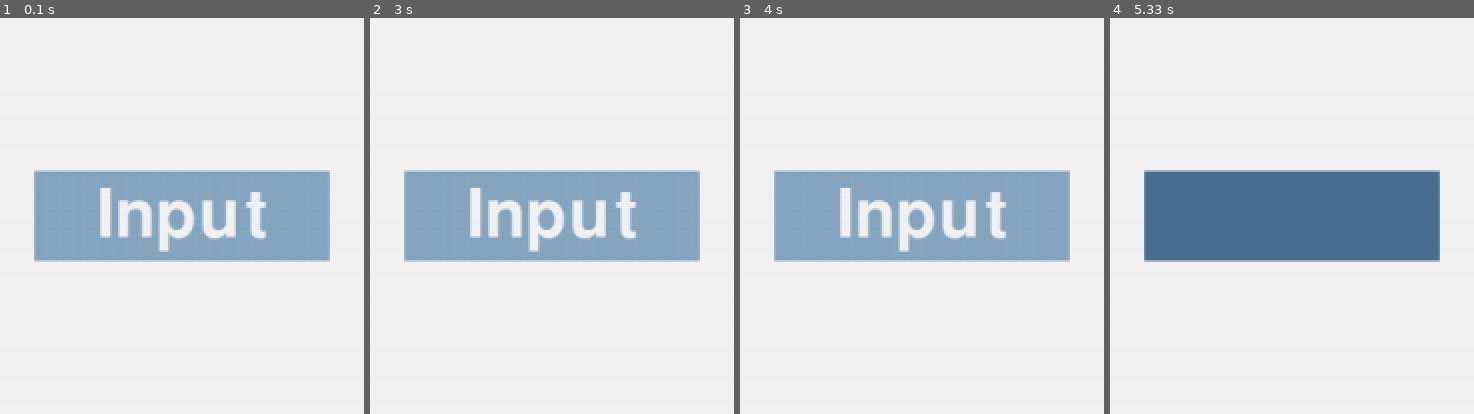
Above: before the commit, frames 1-4 (left to right).
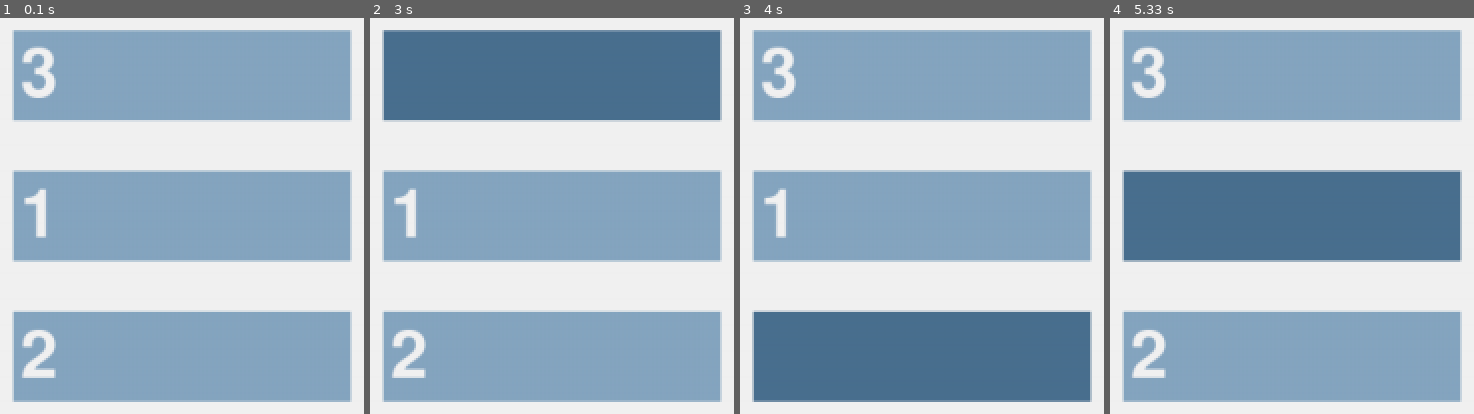
Above: after the commit, the same moments.

Repository: Leina85/A-Level-NEA
Game: pygame game, started from NEA/pipeline/NEA-For-Doc.py
Same seed, same stepped clock (60 frames per second), same inputs: the game is played once before the commit and once after it.
Inputs (mouse positions are in pixels of both pictures, inside the frame that each line leads up to):
- Up to frame 1 (0.1 s): no input
- Up to frame 2 (3 s): click (552, 216) at 0.38 s; tap Enter at 0.67 s; click (outside the picture) at 1.05 s; click (552, 216) at 1.88 s, where only the run after the commit has a clickable "1"; hold Backspace 2.17-2.63 s; click (493, 45) at 2.72 s
- Up to frame 3 (4 s): click (outside the picture) at 3.05 s; click (922, 354) at 3.88 s, where only the run after the commit has a clickable "2"
- Up to frame 4 (5.33 s): click (outside the picture) at 4.22 s; click (1372, 172) at 5.05 s

The runs differ from the first frame. In frame 1, 47% of the frame differs, in the area x 3-97%, y 3-97%; in frame 2, 48%; in frame 3, 48%; in frame 4, 44%.

Commit message:
buttons stored in dict

Diff:
--- a/NEA/pipeline/NEA-For-Doc.py
+++ b/NEA/pipeline/NEA-For-Doc.py
@@ -4,24 +4,53 @@
 pygame.init()
 clock = pygame.time.Clock()
 
+# Screen setup
 screen = pygame.display.set_mode([1280, 720])
 base_font = pygame.font.Font(None, 70)
-user_text = ''
+
+# Standard Button dimensions
+standard_btn_width = 240
+standard_btn_height = 64
+
+# Track which button is active
+active_btn = None
 
 # Colours
-screen_colour = pygame.Color('#F2F2F2')
-btn_colour_active = pygame.Color('#4A7090')
-btn_colour_passive = pygame.Color('#86A6C1')
-btn_colour = btn_colour_passive
+btn_colour_active = '#4A7090'
+btn_colour_passive = '#86A6C1'
+background_colour = '#F2F2F2'
+text_colour = '#F2F2F2'
 
-rect_width = 210
-rect_height = 64
+# Standard Button position and text to be used in standard_button subroutine
+standard_btns = {
+    1: {'pos': (screen.get_width() // 2, screen.get_height() // 2), 'text': ''},
+    2: {'pos': (screen.get_width() // 2, screen.get_height() // 2 + 100), 'text': ''},
+    3: {'pos': (screen.get_width() // 2, screen.get_height() // 2 - 100), 'text': ''}
+}
 
-input_rect = pygame.Rect(0, 0, rect_width, rect_height)
-input_rect.center = (screen.get_width() // 2, screen.get_height() // 2)
+# Standard button function
+def standard_btn(width, height, center, active, user_text, standard_button_key, btn_color_active, btn_color_passive, screen, base_font, text_color):
+    # Create the button
+    standard_btn = pygame.Rect(0, 0, width, height)
+    standard_btn.center = center
 
-active = False
+    # Determine button color
+    btn_color = btn_color_active if active else btn_color_passive
+    pygame.draw.rect(screen, btn_color, standard_btn)
 
+    # Display placeholder or user input
+    if user_text == '' and not active:
+        text_surf = base_font.render(str(standard_button_key), True, text_color)
+    else:
+        text_surf = base_font.render(user_text, True, text_color)
+
+    # Center the text vertically
+    text_rect = text_surf.get_rect(midleft=(standard_btn.x + 5, standard_btn.centery))
+    screen.blit(text_surf, text_rect)
+
+    return standard_btn
+
+# Main loop
 while True:
     for event in pygame.event.get():
         # Quit event
@@ -29,43 +58,32 @@
             pygame.quit()
             sys.exit()
 
+        # Mouse click to activate a button
         if event.type == pygame.MOUSEBUTTONDOWN:
-                if input_rect.collidepoint(event.pos):
-                    active = True
-                else:
-                    active = False
+            for standard_btn_key, standard_btn_data in standard_btns.items():
+                btn_rect = standard_btn(standard_btn_width, standard_btn_height, standard_btn_data['pos'], active_btn == standard_btn_key, standard_btn_data['text'], standard_btn_key, btn_colour_active, btn_colour_passive, screen, base_font, text_colour)
+                if btn_rect.collidepoint(event.pos):
+                    active_btn = standard_btn_key
+                    break
+            else:
+                active_btn = None  # Deselect if clicked outside
 
-        if event.type == pygame.KEYDOWN and active == True:
+        # Input handling
+        if event.type == pygame.KEYDOWN and active_btn:
             if event.key == pygame.K_BACKSPACE:
-                user_text = user_text[:-1]
+                standard_btns[active_btn]['text'] = standard_btns[active_btn]['text'][:-1]
+            elif event.unicode.isdigit() and len(standard_btns[active_btn]['text']) < 7:  # Only allow digits
+                standard_btns[active_btn]['text'] += event.unicode
+            elif event.key == pygame.K_RETURN and len(standard_btns[active_btn]['text']) > 0:
+                print(f"User input for button {active_btn}:", standard_btns[active_btn]['text'])
 
-            elif event.unicode.isdigit() and len(user_text) < 7:
-                user_text += event.unicode
 
-            elif event.key == pygame.K_RETURN and len(user_text) > 0:
-                print("User input:", user_text)
+    # Set background colour
+    screen.fill(background_colour)
 
-    # Set background color
-    screen.fill(screen_colour)
-
-    # Change color if the input box is active
-    if active:
-        btn_colour = btn_colour_active
-    else:
-        btn_colour = btn_colour_passive
-
-    if user_text == '' and not active:
-        text_surface = base_font.render('Input', True, ('#F2F2F2'))  # Show "Input" when inactive
-    else:
-        text_surface = base_font.render(user_text, True, ('#F2F2F2'))  # Show user text when active
-
-    # Show button and update screen
-    pygame.draw.rect(screen, btn_colour, input_rect)
-
-    # Center the text within the input box
-    text_rect = text_surface.get_rect(center=input_rect.center)
-    screen.blit(text_surface, text_rect)
+    # Draw each button and update its state
+    for standard_btn_key, standard_btn_data in standard_btns.items():
+        standard_btn(standard_btn_width, standard_btn_height, standard_btn_data['pos'], active_btn == standard_btn_key, standard_btn_data['text'], standard_btn_key, btn_colour_active, btn_colour_passive, screen, base_font, text_colour)
 
     pygame.display.update()
-
     clock.tick(60)
